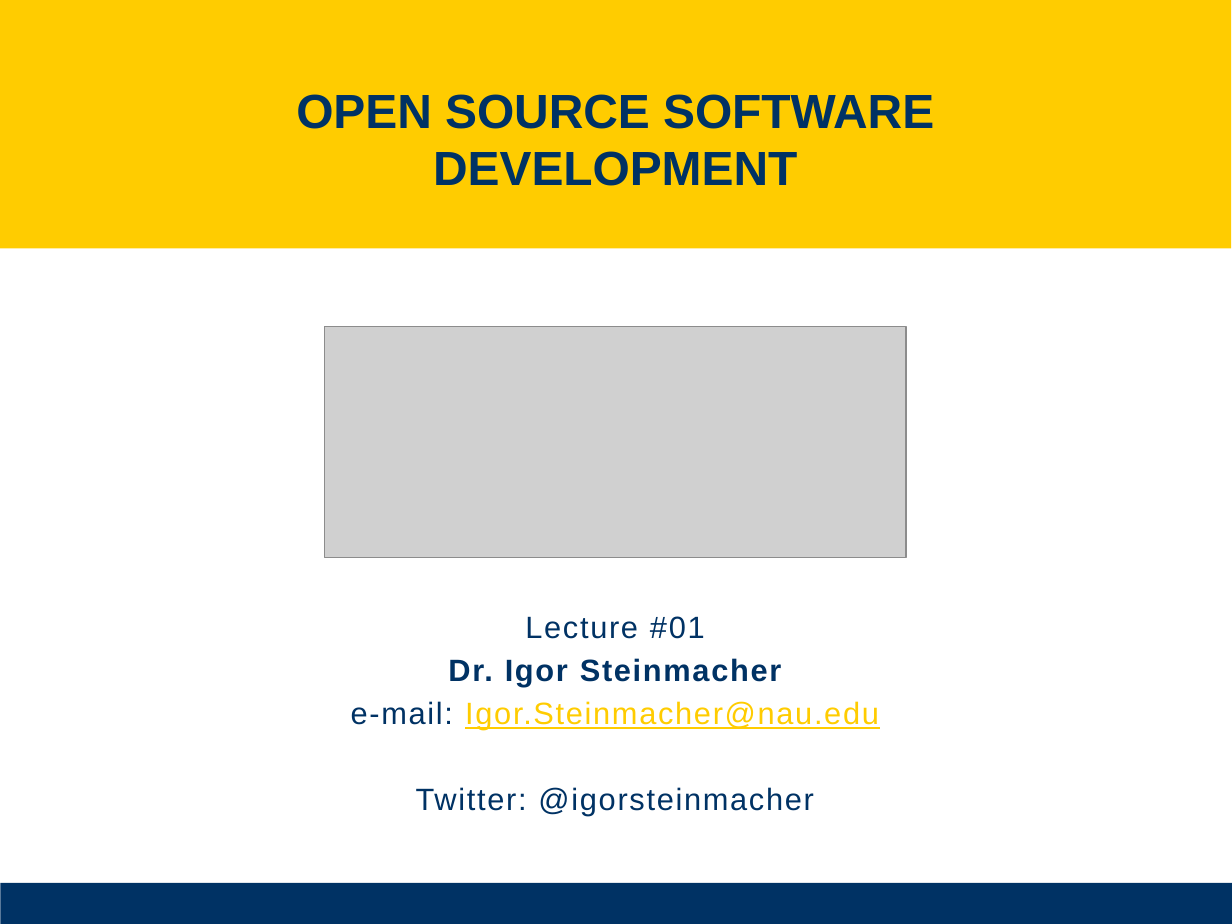
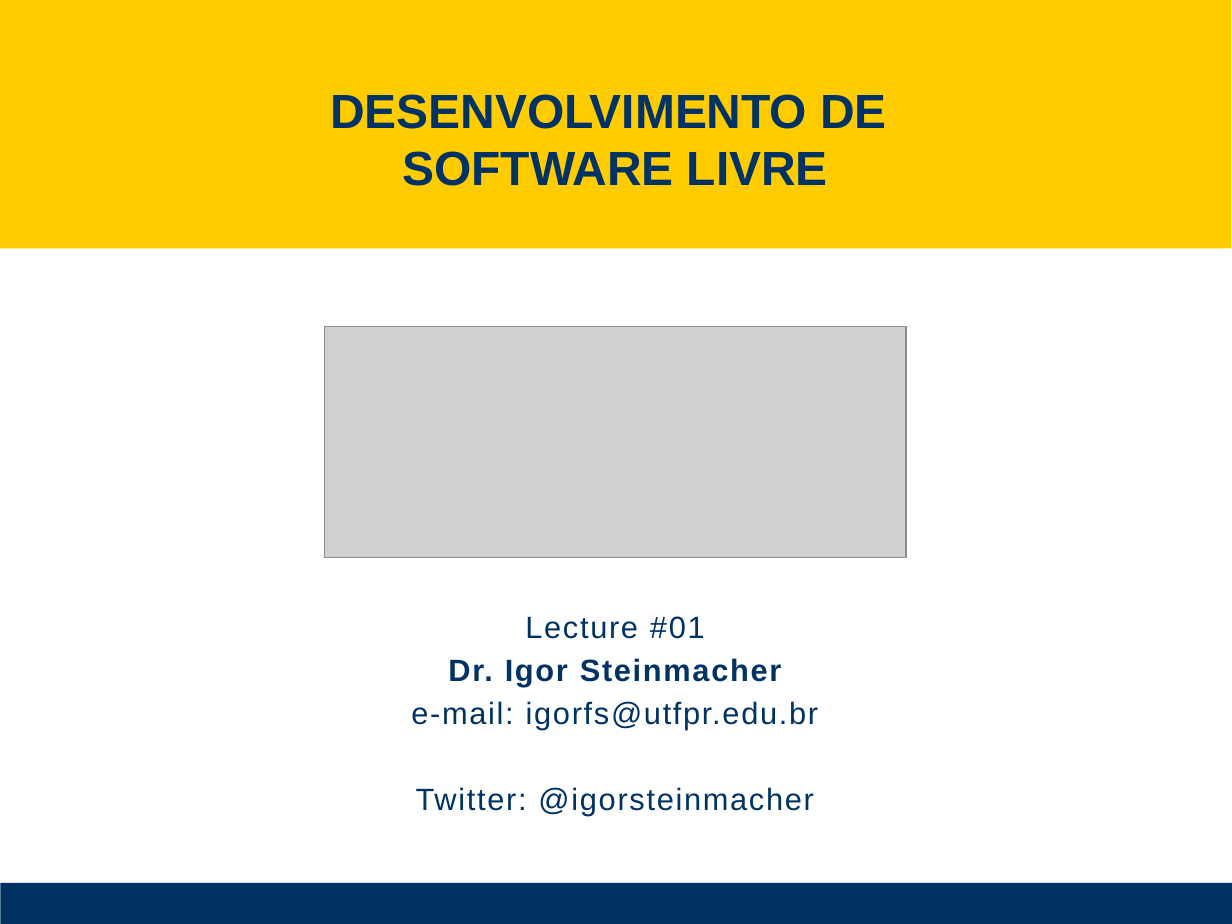
Before and after one commit to igorsteinmacher/SL2022, a slide deck: slide 1 of notes/Lecture_01.pptx. Drawn at 1232x924 pixels with LibreOffice and Linux fonts; fonts in the diff are those of the drawing; grey boxes stand for pictures. Boxes give left, top, right and bottom in pixels: in the first picture for what was removed or moved away, otherwise in the second. Text is boxed around its words. In the diff, an @@ line names an element or a change of style, - is before the commit and + after.

Commit message:
updating Lecture 01

```diff
--- a/notes/Lecture_01.pptx
+++ b/notes/Lecture_01.pptx
@@ title at [330,94,886,186]: text changed @@
-OPEN SOURCE SOFTWARE DEVELOPMENT
+DESENVOLVIMENTO DE
+SOFTWARE LIVRE
@@ subtitle at [411,701,818,729]: text changed; text colour #FFCC00 to #003264 @@
-e-mail: Igor.Steinmacher@nau.edu
+e-mail: igorfs@utfpr.edu.br
```
Also in this commit, not shown: 5 other slides changed, 4 slides added, 4 slides removed, 2 other files.
